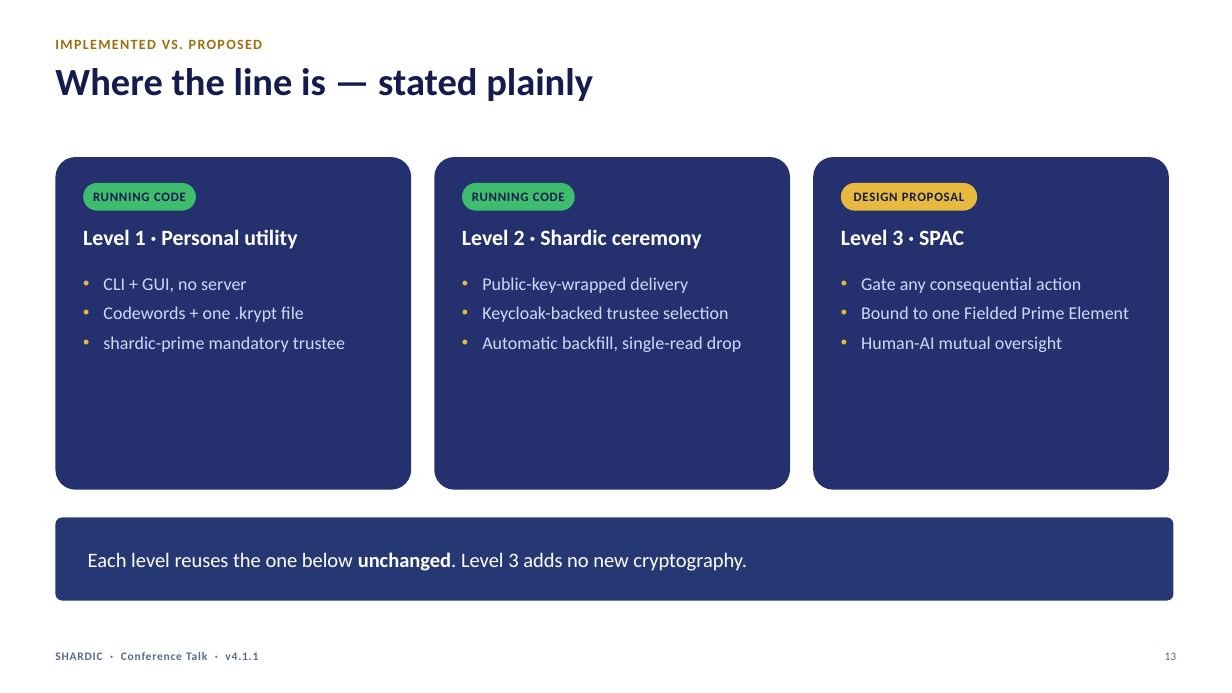
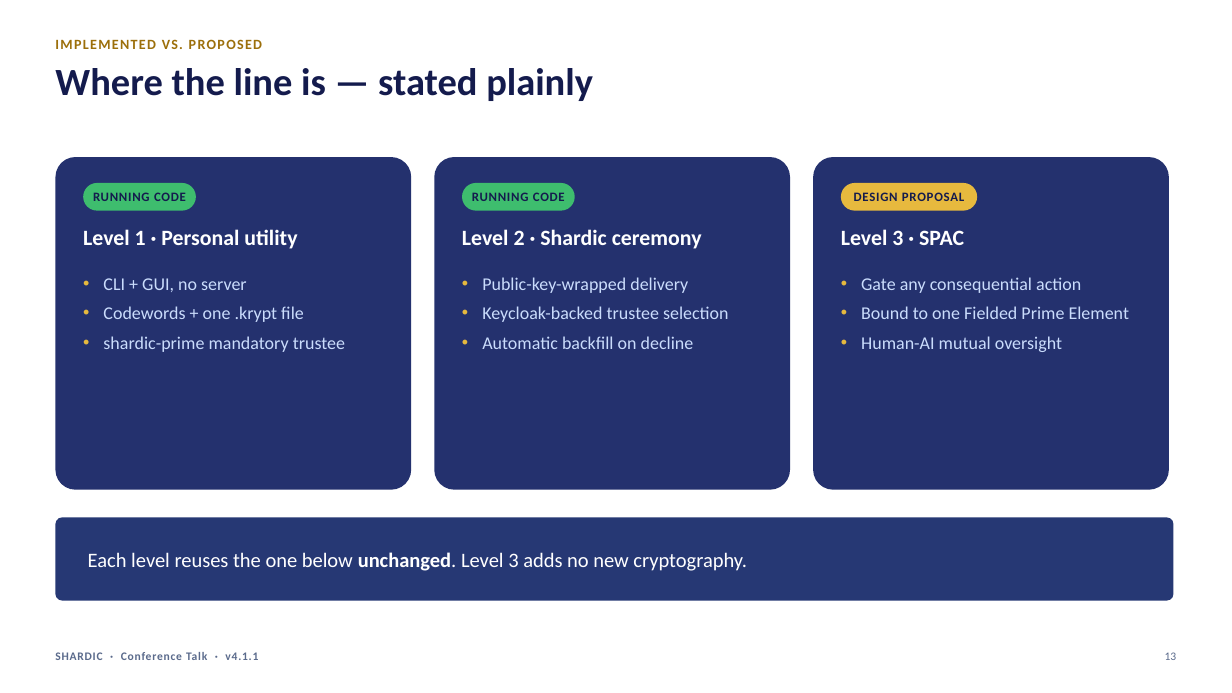
Before and after one commit to splashd1/shardic-crypt, a slide deck: slide 13 of docs/shardic_deck_v4_1_1_conference_talk.pptx. Drawn at 1232x693 pixels with LibreOffice and Linux fonts; fonts in the diff are those of the drawing. Boxes give left, top, right and bottom in pixels: in the first picture for what was removed or moved away, otherwise in the second. Text is boxed around its words. In the diff, an @@ line names an element or a change of style, - is before the commit and + after.

```diff
--- a/docs/shardic_deck_v4_1_1_conference_talk.pptx
+++ b/docs/shardic_deck_v4_1_1_conference_talk.pptx
@@ text at (x1=482, y1=336, x2=694, y2=349): text changed @@
-• Automatic backfill, single-read drop
+• Automatic backfill on decline
```
Also in this commit, not shown: 9 other slides changed, 5 slides added, 4 other files.
